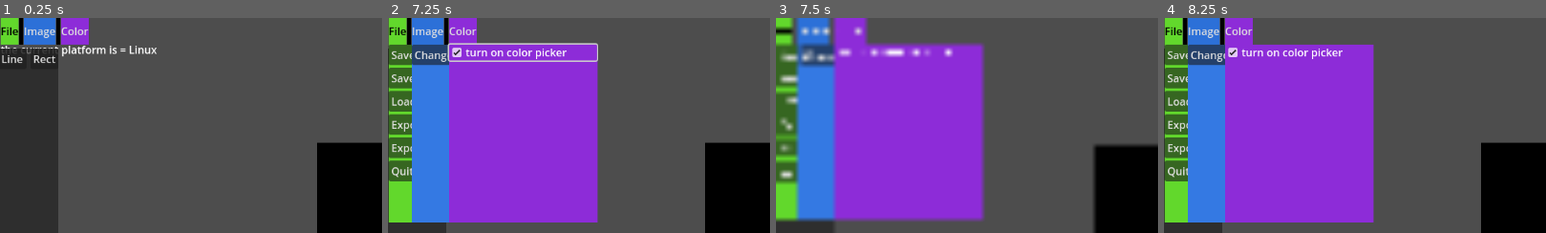
Above: before the commit, frames 1-4 (left to right).
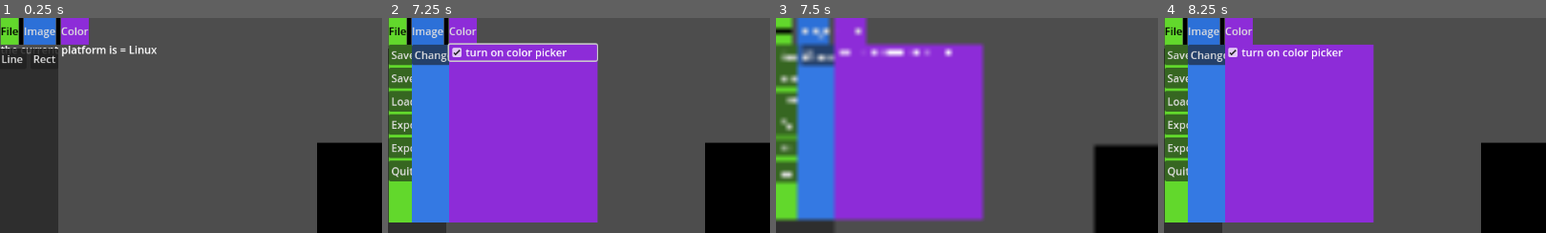
Above: after the commit, the same moments.

Repository: y1z/ms-pixel
Game: Godot game, scene res://Scenes/main.tscn
The game is run twice, just before and just after one commit, with the same random seed, the same clock (stepped at 60 frames per second) and the same inputs.
Inputs (mouse positions are % of the whole screen's width and height, from its top left):
- Up to frame 1 (0.25 s): no input
- Up to frame 2 (7.25 s): click "Line" at 0.5 s; click "Rect" at 1.25 s; click "File" at 2 s; click "Export" at 2.75 s; click "Export As" at 3.5 s; click "Image" at 4.25 s; click "Change size" at 5 s; click "Color" at 5.75 s; click "turn on color picker" at 6.5 s
- Up to frame 3 (7.5 s): click (73, 45) at 7.25 s
- Up to frame 4 (8.25 s): click "RGB" at 8 s
The pictures show only the part of the screen within x 0-50%, y 0-50%; the shares and areas given below are measured in that part.

Frames 1-2 are identical in both runs. In frame 3, 0.1% of the frame differs, in the area x 2-13%, y 7-31%; in frame 4, nothing differs.

Commit message:
Fixed drawing

Diff:
--- a/Scripts/Pixel Canvas/gd_pixel_canvas.gd
+++ b/Scripts/Pixel Canvas/gd_pixel_canvas.gd
@@ -15,24 +15,25 @@
 
 func _ready() -> void:
 	sprite = %Canvas
+	UserData.draw_modes = UserData.DrawModes.NONE
 	start();
 	pass
 
 
 func _process(_delta: float) -> void:
 	if Input.is_action_pressed(InputNames.click_l):
-		var mouse_pos := to_local(get_global_mouse_position())
-		var is_inside_hitbox:bool = sprite_rect.has_point(mouse_pos)
-
-		#print("is insde hitbox [%s]" % is_inside_hitbox)
-		if !is_inside_hitbox: return
-		var inside_sprite_pos:Vector2 = mouse_pos - sprite_rect.position
-
-		@warning_ignore_start("narrowing_conversion")
-		raw_image.set_pixel(inside_sprite_pos.x, inside_sprite_pos.y, UserData.current_color)
-		@warning_ignore_restore("narrowing_conversion")
-		texture.update(raw_image)
-		sprite.texture = texture
+		UserData.print_draw_mode()
+		match UserData.draw_modes:
+			UserData.DrawModes.NONE:
+				put_pixel()
+				return
+
+			UserData.DrawModes.PUT_PIXEL:
+				put_pixel()
+				return
+
+	if Input.is_action_just_released(InputNames.click_l):
+		UserData.draw_modes = UserData.DrawModes.NONE
 
 	pass
 
@@ -146,7 +147,70 @@
 
 
 func draw_line_on_canvas(start_:Vector2i,end_:Vector2i) -> void:
-
+	var delta := end_ - start_
+
+	if delta.x == 0 && delta.y == 0:
+		_only_draw_1_pixel()
+		return
+
+	if delta.x == 0 && abs(delta.y) > 0:
+		var goes_up:bool = true if delta.y > 0 else false
+		draw_vertical_line_on_canvas(start_, abs(delta.y), goes_up)
+		return
+
+	if abs(delta.x) > 0 && delta.y == 0:
+		var goes_right: bool = true if delta.x > 0 else false
+		draw_horizontal_line_on_canvas(start_, abs(delta.x), goes_right)
+		return
+
+	_simple_method(start_, end_)
+	pass
+
+
+## Gupta and Sproull algorithm
+##@tutorial(link to wiki):https://en.wikipedia.org/wiki/Line_drawing_algorithm#Gupta_and_Sproull_algorithm
+func _gupta_and_sproull_algo(start_:Vector2i, end_:Vector2i) -> void:
+	var delta:Vector2i = end_ - start_;
+	var discriminator := 2 * (delta.y - delta.x)
+	var euclidean_distance := 0.0;
+	pass
+
+
+## Simple Method
+func _simple_method(start_:Vector2i, end_:Vector2i) -> void:
+	var delta := end_ - start_;
+	var slope:float = float(delta.y) / float(delta.x)
+	var difference_between_x:int = abs(delta.x)
+	var minimum_x:int = min(end_.x, start_.x)
+	var maximum_x:int = max(end_.x, start_.x)
+
+	for x in range(minimum_x, maximum_x):
+		var y_position := floori(slope * (x - start_.x) + start_.y)
+		var position_before_correction := Vector2i(x, y_position);
+		var is_inside_hitbox:bool = sprite_rect.has_point(position_before_correction)
+
+		if !is_inside_hitbox: continue
+		var corrected := Vector2(position_before_correction) - sprite_rect.position
+
+		raw_image.set_pixel(corrected.x, corrected.y, UserData.current_color)
+
+	update_texture()
+	pass
+
+
+func draw_vertical_line_on_canvas(start_:Vector2i, distance_:int, goes_up:bool) -> void:
+	var current_position := start_;
+
+	var increment:int = 1 if goes_up else -1;
+	for i in distance_:
+		var is_inside_hitbox:bool = sprite_rect.has_point(current_position)
+
+		if !is_inside_hitbox: continue
+		var final_pos := Vector2(current_position) - sprite_rect.position
+		raw_image.set_pixelv(final_pos, UserData.current_color)
+		current_position.y += increment
+
+	update_texture()
 	pass
 
 
@@ -155,8 +219,45 @@
 
 	var increment:int = 1 if goes_left_to_right else -1;
 	for i in distance_:
-		raw_image.set_pixelv(current_position, UserData.current_color)
-		pass
-
-	update_texture()
-	pass
+		var is_inside_hitbox:bool = sprite_rect.has_point(current_position)
+
+		if !is_inside_hitbox: continue
+		var final_pos := Vector2(current_position) - sprite_rect.position
+		raw_image.set_pixelv(Vector2i(final_pos), UserData.current_color)
+		current_position.x += increment
+
+	update_texture()
+	pass
+
+
+func put_pixel() -> void:
+
+	match UserData.draw_modes:
+		UserData.DrawModes.NONE:
+			UserData.start_point = get_local_mouse_position();
+			_only_draw_1_pixel()
+			UserData.draw_modes = UserData.DrawModes.PUT_PIXEL
+
+		UserData.DrawModes.PUT_PIXEL:
+			UserData.end_point = get_local_mouse_position()
+			draw_line_on_canvas(UserData.start_point, UserData.end_point)
+			UserData.start_point = UserData.end_point
+
+		_:
+			printerr("UN-HANDLED CASE %s " % UserData.keys()[UserData.draw_modes])
+
+	pass
+
+
+func _only_draw_1_pixel() -> void:
+	var mouse_pos := get_local_mouse_position()# to_local(get_global_mouse_position())
+	var is_inside_hitbox:bool = sprite_rect.has_point(mouse_pos)
+	#print("is insde hitbox [%s]" % is_inside_hitbox)
+	if !is_inside_hitbox: return
+	var inside_sprite_pos:Vector2 = mouse_pos - sprite_rect.position
+	@warning_ignore_start("narrowing_conversion")
+	raw_image.set_pixel(inside_sprite_pos.x, inside_sprite_pos.y, UserData.current_color)
+	@warning_ignore_restore("narrowing_conversion")
+	texture.update(raw_image)
+	sprite.texture = texture
+	pass
